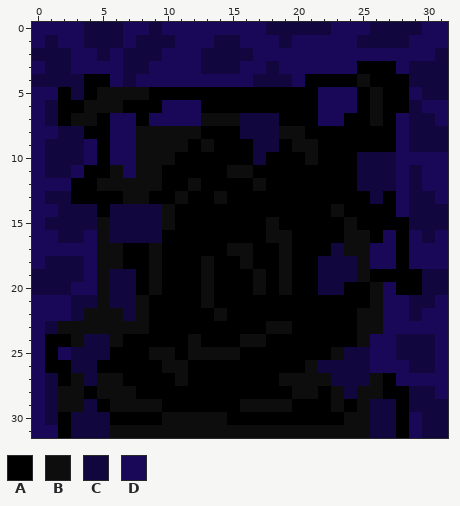
File history of a pixel-art sprite, Assets/Tiles/GroundTile.png. Above: the version before the commit.
The file is 32x32 pixels. Colours within 5 levels of each other are drawn and written as one.
Palette (. is transparent): A #000000  B #0d0d0d  C #11063d  D #190857
Pixels before, first column x 0:
 0 DDDDCCCDDCDDDDDDDDCCCCCDDDCCCCDD
 1 DCDDCCCDCCCDDDCCDDDCDDDDDCCCCDDD
 2 CCCDDCDCCCDDDCCCCDDDDDDDDDDDDDDC
 3 DCCDDDDCCDDDDCCCDDCDDDDDDAAADCCC
 4 CCCCAADCDDDDDDDDDCCCDAAAABAAACCC
 5 DDACABBBBAAAAAAAAAAAAADDDABAADCC
 6 DCAABBBAAADDDAAAAAAAAADDDABAACDD
 7 DCABBADDADDDDBBBCCCAAADDAABADCCD
 8 DDCCAADDBBBBBAAACCCBBAAAAAAADCCC
 9 DCCCDADDBBBBABAAACCABBAAAAAADCCC
10 DCCCDADDBBBAAAAAACAAABAAACCCDDDD
11 DCCDAABDBBAAAAABBAAAAAAAACCCDCDD
12 DDDAABBBBBAABAAAABAAAAAAACCCDCDD
13 DCCAAAABBAABAABAAAAAAAAAAACADCCD
14 DDCCCACCCCBAAAAAAAAAAAABAAAADCCC
15 DCCCCBCCCCBAAAAAAABAAAAABAAAACCC
16 DDCCDBCCCCAAAAAAAABBAAAABBADADCD
17 DDDDDBBAABAAAAABBAABAAACBBDDADDD
18 DCCCDBBAABAAABAABAABAACCCBDDADDD
19 CCCCDBCCABAAABAAABABAACCCBAAAACC
20 CCCDDBCCABAAABAAABABAACCAABDAACC
21 DDDCCBCCBAAAABAAAAAAAAAAAABDDCCD
22 DDDCBBBCBAAAAABAAAAAAAAAABBDDCDD
23 DCBBBBBBBAAAAAAAAABBAAAAABBDDDDD
24 DAABCCBAAAAABAAABBAAAAAAABDDCCCD
25 DADCCCAAABBABBBBAAAAAAABCCDDCCCD
26 DAACCAAAAABBAAAAAAAAABCCCCDDDCCD
27 DCABCBBAAAABAAAAAAABBBBCCCBADDDD
28 DCBBABBBAAAAAAAAAAAABBABCBBAACCD
29 DCBBCABBBBAAAAAABBBBAAABABCCACCC
30 DCACCCAAAABBBBBAAAAAAAAABBCCADCC
31 DDACCCBBBBBBBBBBBBBBBBBBBBCCADCC
Now the later version:
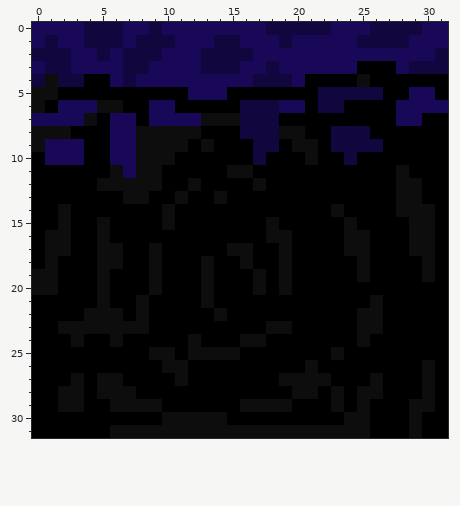
Edits made:
Changed rows in their new state; - is an unchanged pixel.
first column x 0:
 4 -B---------------------------AAA
 5 BB-A-AAAA---DDD-------CCCCC---DA
 6 BADDD----D-AA---CCCDD-CCA-A-DD--
 7 -DDD------------------AA--A--DAA
 8 BBBA-------------------CCC--AAAA
 9 BDDDA------------------CCCC-AAAA
10 ADDDA-------------------CAAAAAAA
11 AAAA---------------------AAABAAA
12 AAA----------------------AAABBAA
13 AAA-----------------------A-BBAA
14 AABAA-AAAA------------------BBBA
15 AABAA-AAAA-------------------BBA
16 ABBAA-AAAA-----------------A-BBA
17 ABBAA------------------A--AA-BBA
18 ABAAA-----------------AAA-AA-ABA
19 BBAAA-AA--------------AAA-----BA
20 BBAAA-AA--------------AA--AA--AA
21 AAAAA-AA-------------------AAAAA
22 AAAA---A-------------------AAAAA
23 AA-------------------------AAAAA
24 A---AA--------------------AAAAAA
25 A-AAAA------------------AAAAAAAA
26 A--AA-----------------AAAAAAAABA
27 AA--A------------------AAA--AABA
28 AA----------------------A----ABA
29 AA--A---------------------AA-BBA
30 AA-AAA--------------------AA-BAA
31 AA-AAA--------------------AA-BAA
Where, in picture pixels (left, top, right, bottom), the same in both pictures:
changed: (32, 74, 448, 438)
